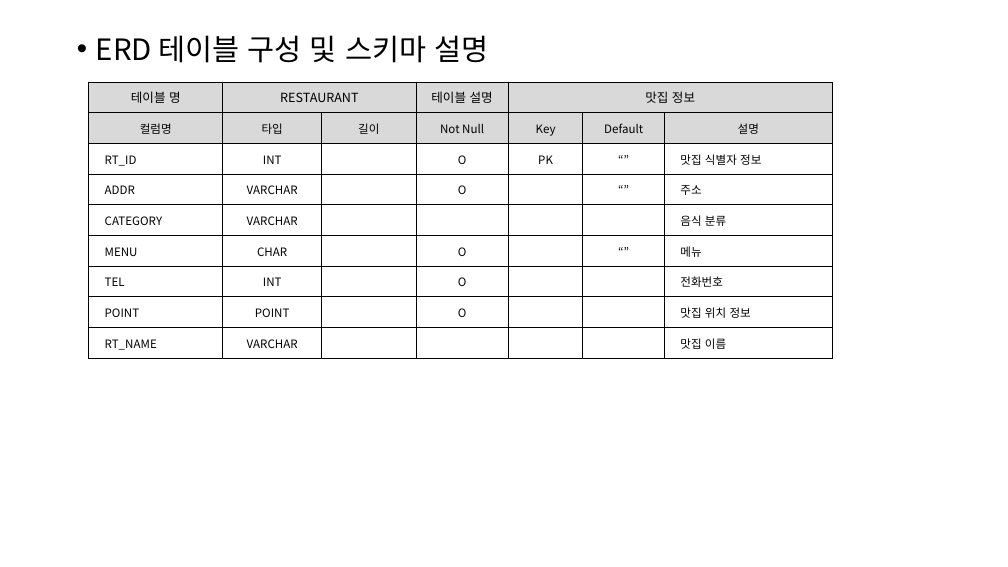
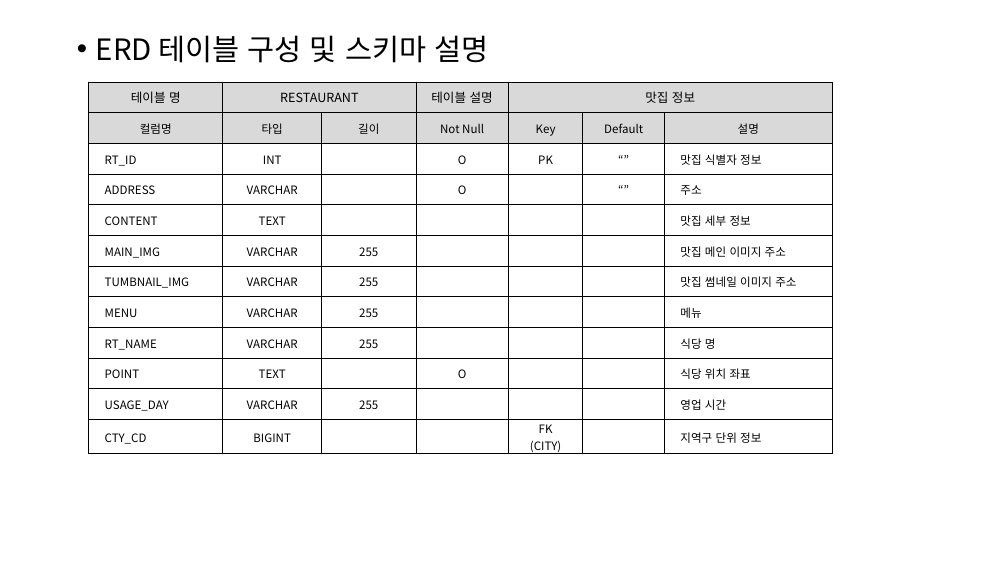
Before and after one commit to hahahahohohoho/mini_project, a slide deck: slide 32 of 빅데이터프로젝트계획서 (1).pptx (slide 31 before the commit). Drawn at 1008x567 pixels with LibreOffice and Linux fonts; fonts in the diff are those of the drawing. Boxes give left, top, right and bottom in pixels: in the first picture for what was removed or moved away, otherwise in the second. Text is boxed around its words. In the diff, an @@ line names an element or a change of style, - is before the commit and + after.

```diff
--- a/빅데이터프로젝트계획서 (1).pptx
+++ b/빅데이터프로젝트계획서 (1).pptx
@@ table at [88, 82, 833, 458] @@
-row 4: ADDR | VARCHAR |  | O |  | “” | 주소
-row 5: CATEGORY | VARCHAR |  |  |  |  | 음식 분류
-row 6: MENU | CHAR |  | O |  | “” | 메뉴
-row 7: TEL | INT |  | O |  |  | 전화번호
-row 8: POINT | POINT |  | O |  |  | 맛집 위치 정보
-row 9: RT_NAME | VARCHAR |  |  |  |  | 맛집 이름
+row 4: ADDRESS | VARCHAR |  | O |  | “” | 주소
+row 5: CONTENT | TEXT |  |  |  |  | 맛집 세부 정보
+row 6: MAIN_IMG | VARCHAR | 255 |  |  |  | 맛집 메인 이미지 주소
+row 7: TUMBNAIL_IMG | VARCHAR | 255 |  |  |  | 맛집 썸네일 이미지 주소
+row 8: MENU | VARCHAR | 255 |  |  |  | 메뉴
+row 9: RT_NAME | VARCHAR | 255 |  |  |  | 식당 명
+row 10: POINT | TEXT |  | O |  |  | 식당 위치 좌표
+row 11: USAGE_DAY | VARCHAR | 255 |  |  |  | 영업 시간
+row 12: CTY_CD | BIGINT |  |  | FK (CITY) |  | 지역구 단위 정보
```
Also in this commit, not shown: 13 other slides changed, 4 slides added, 11 other files.
